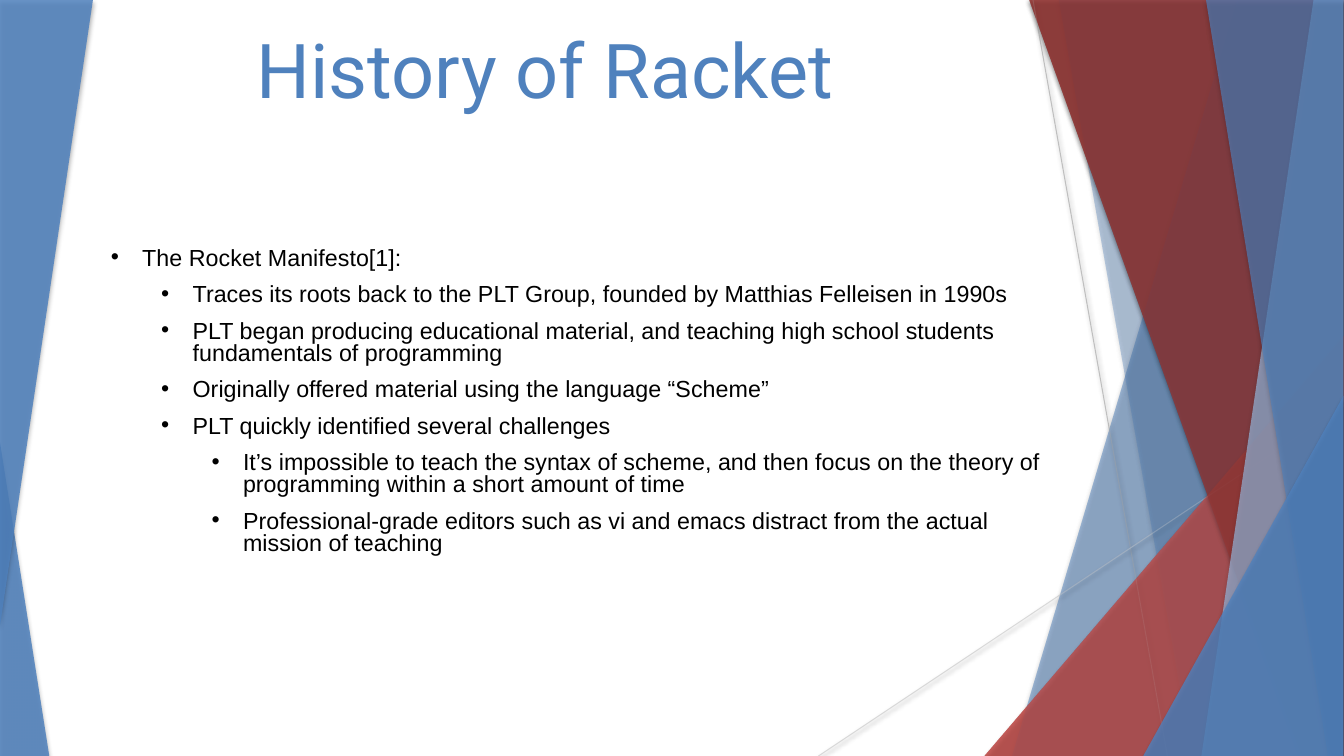
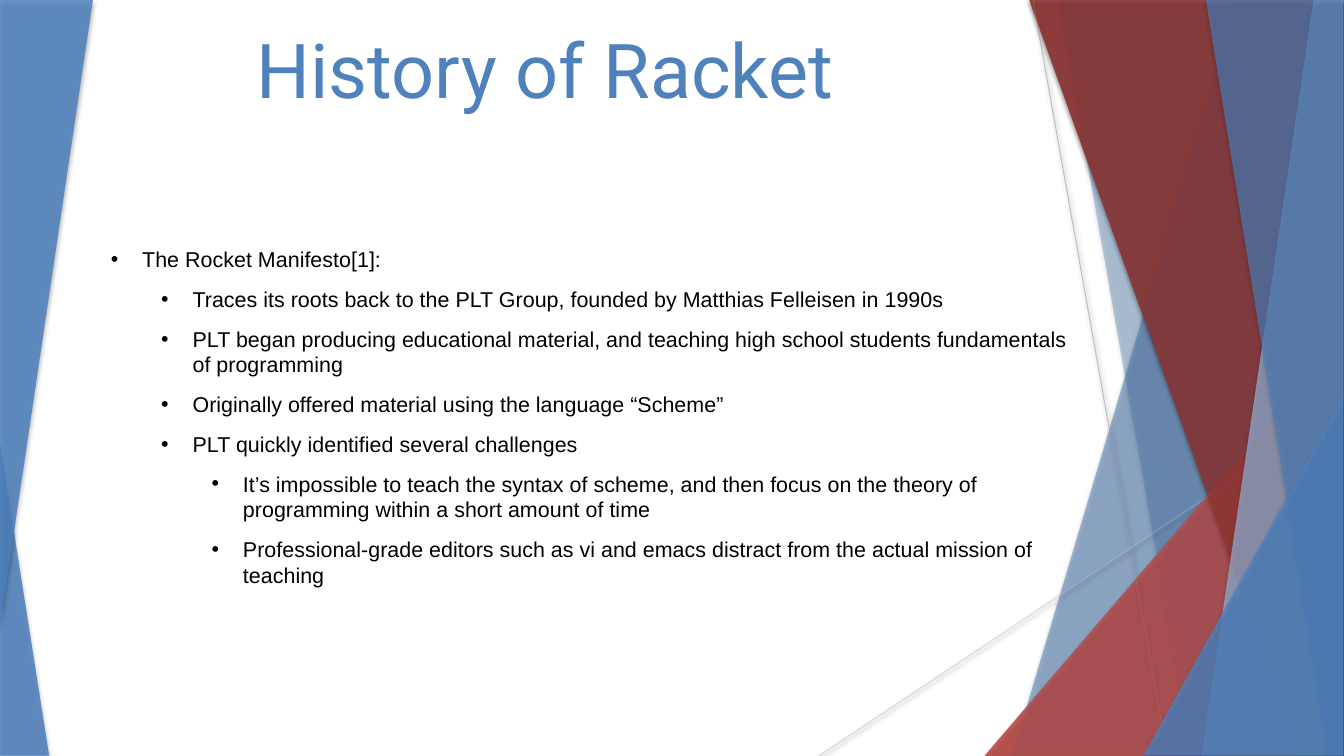
Before and after one commit to stevester94/CSC201_Project, a slide deck: slide 2 of CSC201Sec3Proj3Team4.pptx. Drawn at 1344x756 pixels with LibreOffice and Linux fonts; fonts in the diff are those of the drawing. Boxes give left, top, right and bottom in pixels: in the first picture for what was removed or moved away, otherwise in the second. Text is boxed around its words. In the diff, an @@ line names an element or a change of style, - is before the commit and + after.

```diff
--- a/CSC201Sec3Proj3Team4.pptx
+++ b/CSC201Sec3Proj3Team4.pptx
@@ text "The Rocket Manifesto[1]:" at [142,251,1066,588]: size 16.6 to 15.3 pt; line spacing 0.8 to 1 @@
```
Also in this commit, not shown: 4 other slides changed.
